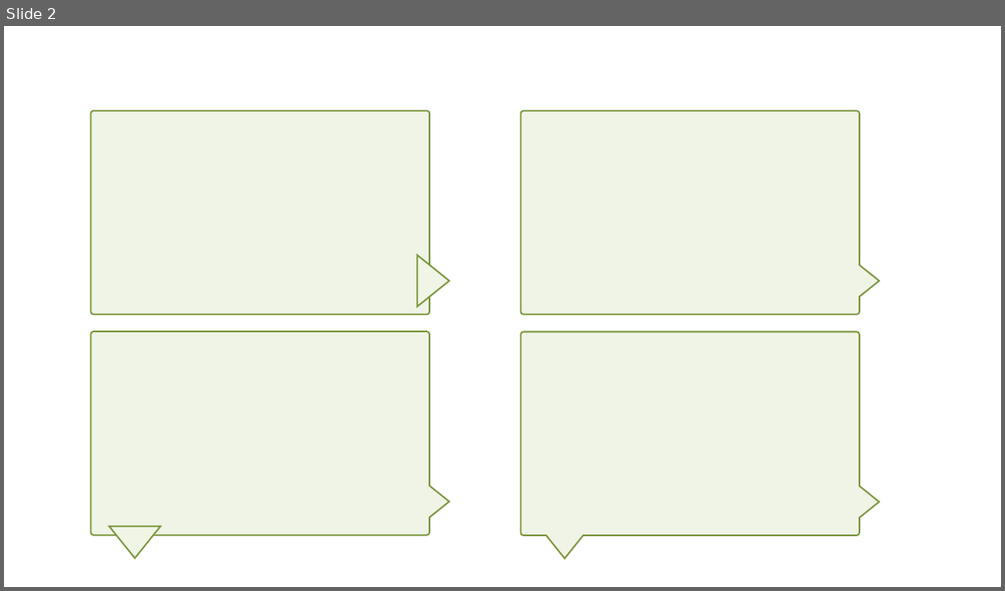
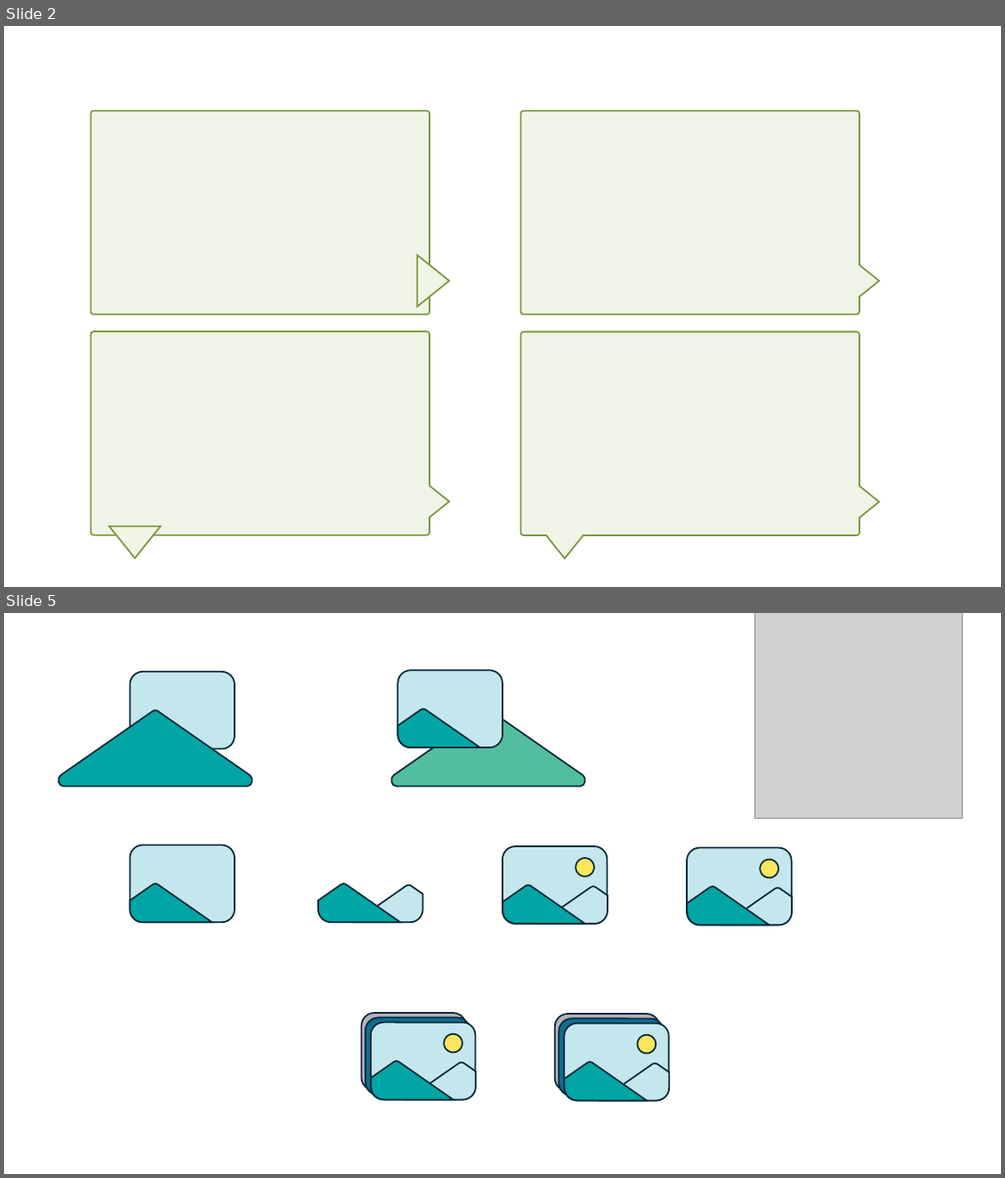
Before and after one commit to lynnkyle/Draw, a slide deck: 科研作图.pptx. Shown one above the other, each under a label of ours: slide 2 before the commit, slides 2 and 5 after it; the slides between them are not shown. The pictures are 1005x591 and 1005x1178 pixels, drawn with LibreOffice and Linux fonts; fonts in the diff are those of the drawing; grey boxes stand for pictures. Boxes give left, top, right and bottom in pixels: in the first picture for what was removed or moved away, otherwise in the second. Text is boxed around its words. In the diff, an @@ line names an element or a change of style, - is before the commit and + after.

```diff
--- a/科研作图.pptx
+++ b/科研作图.pptx
@@ slide 5 added at [4,613,1001,1174], background #FFFFFF @@
@@ picture added at [755,613,963,818] @@
@@ rounded rectangle added at [129,672,235,748], fill #C4E7ED, outline #092A39 1.5 pt @@
@@ rounded rectangle added at [398,671,502,747], fill #C4E7ED, outline #092A39 1.5 pt @@
@@ freeform shape added at [58,710,252,787], fill #00A6A6, outline #092A39 1.5 pt @@
@@ freeform shape added at [391,710,585,787], fill #52BEA0, outline #092A39 1.5 pt @@
@@ freeform shape added at [398,709,480,747], fill #00A6A6, outline #092A39 1.5 pt @@
@@ rounded rectangle added at [129,844,235,922], fill #C4E7ED, outline #092A39 1.5 pt @@
@@ group added at [502,846,607,925]: 2 freeform shapes, 1 rounded rectangle, 1 ellipse @@
@@ group added at [687,848,792,925]: 2 freeform shapes, 1 rounded rectangle, 1 ellipse @@
@@ freeform shape added at [129,884,212,923], fill #00A6A6, outline #092A39 1.5 pt @@
@@ freeform shape added at [318,884,400,923], fill #00A6A6, outline #092A39 1.5 pt @@
@@ freeform shape added at [354,885,423,923], fill #C4E7ED, outline #092A39 1.5 pt @@
@@ rounded rectangle added at [362,1013,466,1090], fill #B3B2C3, outline #092A39 1.5 pt @@
@@ rounded rectangle added at [365,1018,469,1094], fill #0F6D8F, outline #092A39 1.5 pt @@
@@ group added at [371,1022,476,1100]: 2 freeform shapes, 1 rounded rectangle, 1 ellipse @@
@@ group added at [555,1013,669,1101]: 3 rounded rectangles, 2 freeform shapes, 1 ellipse @@
```
Also in this commit, not shown: 5 other slides added, 2 slides removed.
